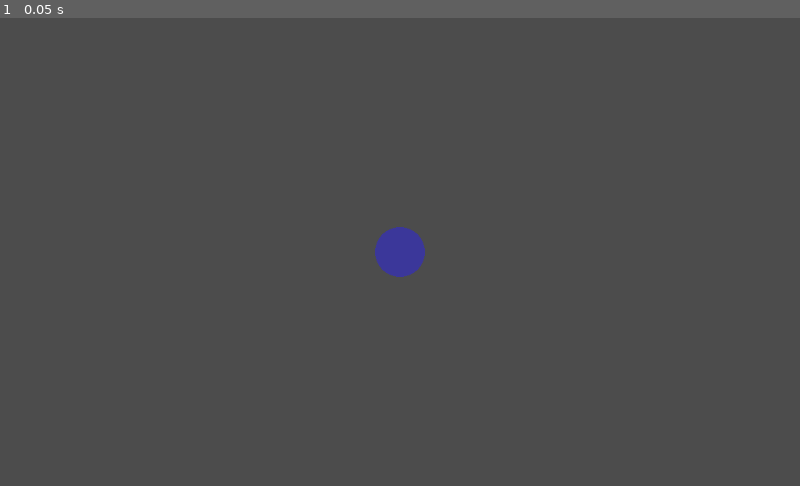
Above: before the commit, frame 1.
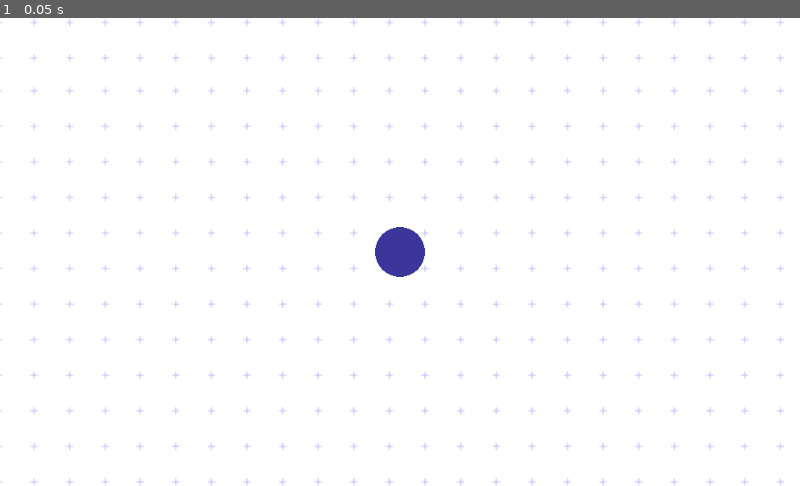
Above: after the commit, the same moment.

Repository: ItsSeaJay/april-2018-convenience-jam
Game: Godot game, scene res://Scenes/Main.tscn
Two runs of this game, one before a commit and one after it. Both use one fixed random seed, a clock stepped at 60 frames per second and the inputs below.
Inputs:
- Up to frame 1 (0.05 s): no input

The runs differ from the first frame. In frame 1, 99% of the frame differs, in the area x 0-100%, y 0-100%.

Commit message:
Tile background

Diff:
--- a/April2018ConvenienceJam/Scenes/Main.tscn
+++ b/April2018ConvenienceJam/Scenes/Main.tscn
@@ -1,10 +1,16 @@
-[gd_scene load_steps=2 format=2]
+[gd_scene load_steps=3 format=2]
 
-[ext_resource path="res://Scenes/Entities/Player.tscn" type="PackedScene" id=1]
+[ext_resource path="res://Sprites/CrossGrid.png" type="Texture" id=1]
+[ext_resource path="res://Scenes/Entities/Player.tscn" type="PackedScene" id=2]
 
 [node name="Main" type="Node2D"]
 
-[node name="Player" parent="." instance=ExtResource( 1 )]
+[node name="Background" type="Sprite" parent="."]
+texture = ExtResource( 1 )
+region_enabled = true
+region_rect = Rect2( 0, 0, 9999, 9999 )
+
+[node name="Player" parent="." instance=ExtResource( 2 )]
 color = Color( 0.235294, 0.219608, 0.607843, 1 )
 radius = 32.0
 
--- a/April2018ConvenienceJam/Scripts/Player.gd
+++ b/April2018ConvenienceJam/Scripts/Player.gd
@@ -2,6 +2,22 @@
 
 export var color : Color = Color(0, 0, 1)
 export var radius : float = 4.0
+export var speed : float = 1.0
+
+func _process(delta):
+	var direction = Vector2(0.0, 0.0)
+
+	if (Input.is_action_pressed("move_up")):
+		direction.x -= 1.0
+	elif (Input.is_action_pressed("move_down")):
+		direction.y += 1.0
+
+	if (Input.is_action_pressed("move_left")):
+		direction.x -= 1.0
+	elif (Input.is_action_pressed("move_right")):
+		direction.x += 1.0
+
+	var collision = move_and_slide(direction * speed * delta)
 
 func _draw():
 	# Draw a circle to represent the player character
Binary file added: April2018ConvenienceJam/Sprites/CrossGrid.png
Not shown, added: April2018ConvenienceJam/Sprites/CrossGrid.png.import
